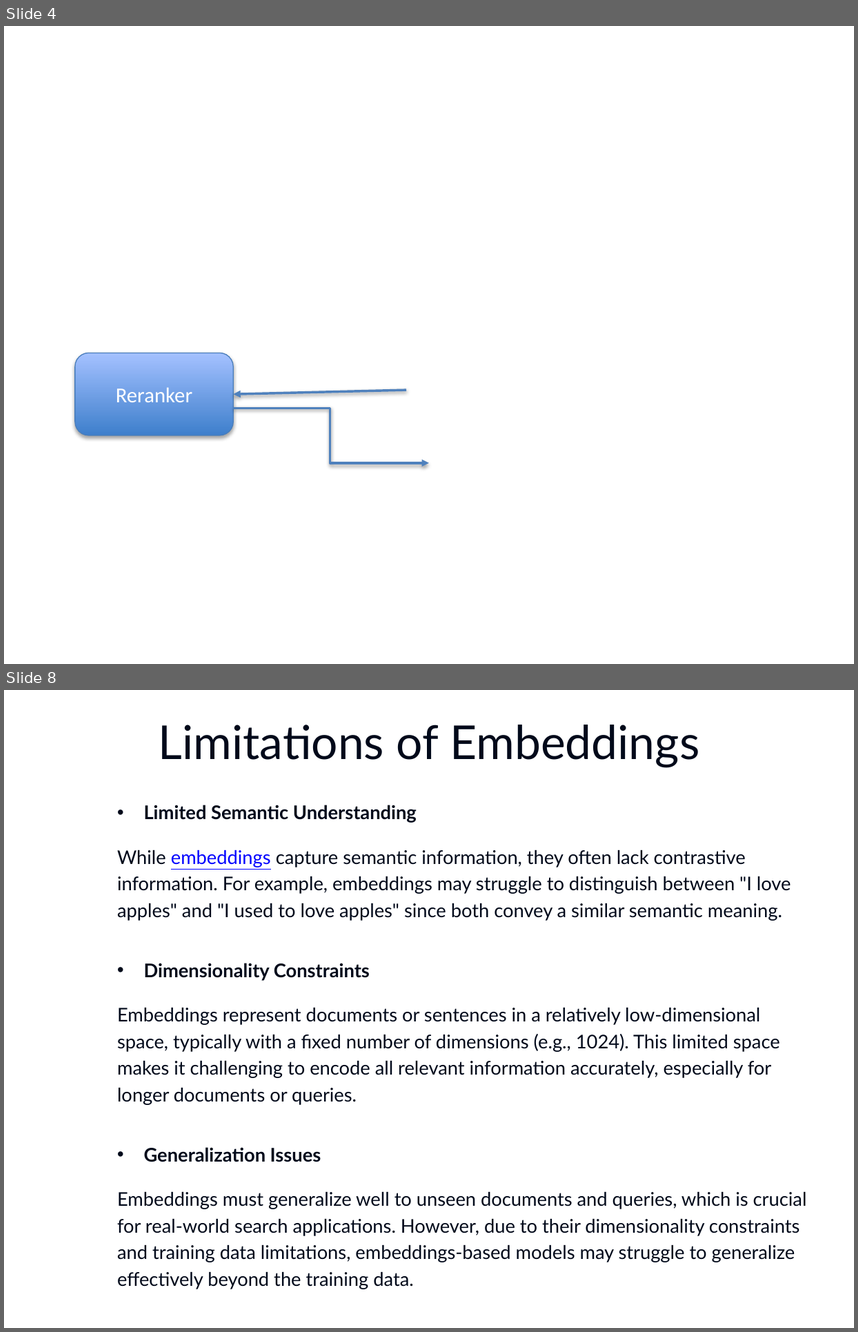
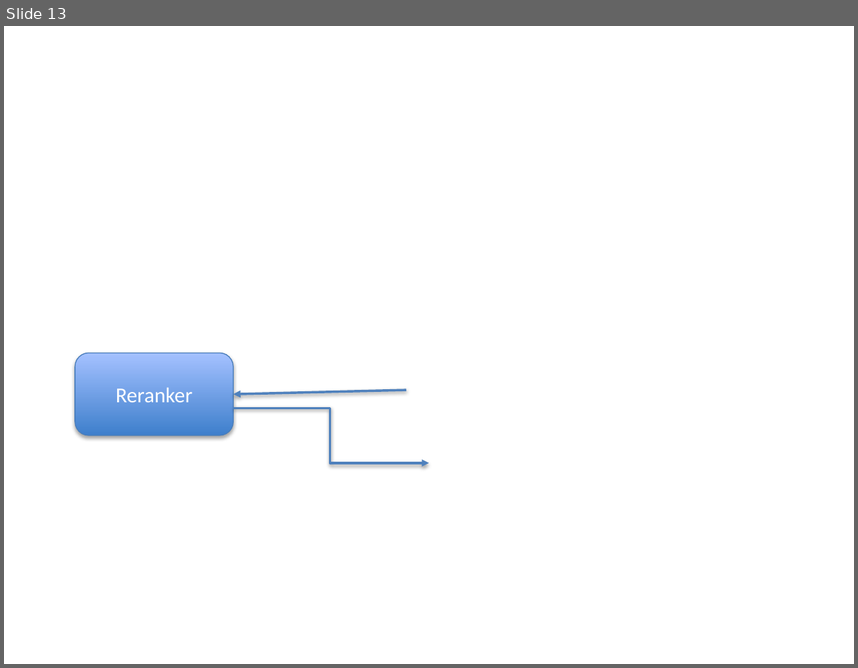
Before and after one commit to tniccum21/LLM_Class, a slide deck: Week06/Week06.pptx. Shown one above the other, each under a label of ours: slides 4 and 8 before the commit, slide 13 after it; the slides between them are not shown. The pictures are 858x1332 and 858x668 pixels, drawn with LibreOffice and Linux fonts; fonts in the diff are those of the drawing; background and template pictures are left out. Boxes give left, top, right and bottom in pixels: in the first picture for what was removed or moved away, otherwise in the second. Text is boxed around its words. In the diff, an @@ line names an element or a change of style, - is before the commit and + after.

```diff
--- a/Week06/Week06.pptx
+++ b/Week06/Week06.pptx
@@ slide 8 removed at bbox=[4, 690, 854, 1328], background #FFFFFF @@
@@ title removed at bbox=[159, 724, 700, 768] @@
-Limitations of Embeddings
@@ text removed at bbox=[117, 805, 807, 1289] @@
-• Limited Semantic Understanding
-While embeddings capture semantic information, they often lack contrastive information. For example, embeddings may struggle to distinguish between "I love apples" and "I used to love apples" since both convey a similar semantic meaning.
-• Dimensionality Constraints
-Embeddings represent documents or sentences in a relatively low-dimensional space, typically with a fixed number of dimensions (e.g., 1024). This limited space makes it challenging to encode all relevant information accurately, especially for longer documents or queries.
-• Generalization Issues
-Embeddings must generalize well to unseen documents and queries, which is crucial for real-world search applications. However, due to their dimensionality constraints and training data limitations, embeddings-based models may struggle to generalize effectively beyond the training data.
@@ what was slide 4 is now slide 13 @@
```
Also in this commit, not shown: 9 slides added, 4 other slides removed, 14 other files.
